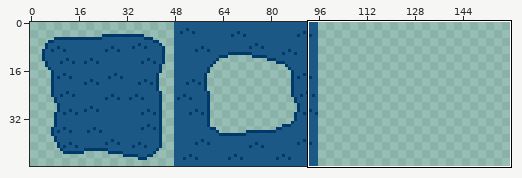
Edited in one commit: pixel-art file (assets/water-cave/water-tiles.aseprite). Above: a wide view before the commit, with the close-up outlined.
Close-up. First the earlier version:
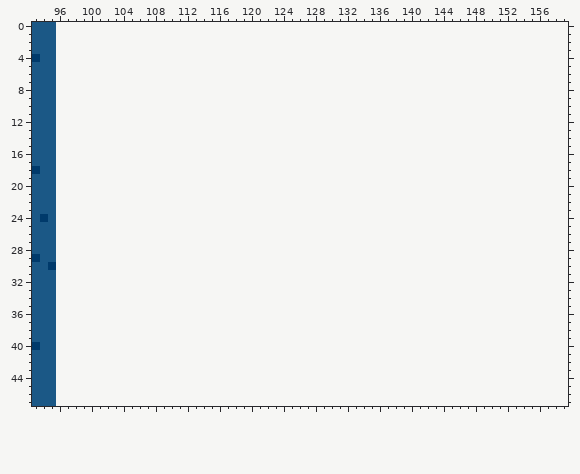
96x48 pixels, 1 frame. Shown: x 93..159, y 0..47. The old version is drawn lined up with the new one, on the new canvas. The commit also changed other parts of the picture, which this record leaves out.
The same view after the edit:
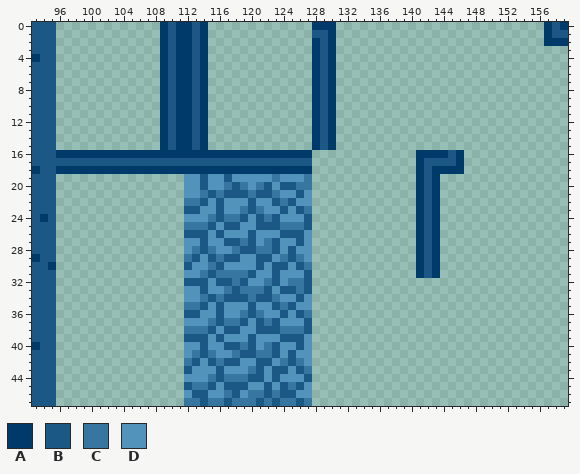
Palette (. is transparent): A #003a6b  B #1b5886  C #3776a1  D #5293bb
Edits made:
canvas 96x48 -> 160x48
Changed rows in their new state; - is an unchanged pixel.
first column x 96:
 0 -------------ABAABA-------------AAA--------------------------ABA
 1 -------------ABAABA-------------BBA--------------------------ABB
 2 -------------ABAABA-------------ABA--------------------------AAA
 3 -------------ABAABA-------------ABA-----------------------------
 4 -------------ABAABA-------------ABA-----------------------------
 5 -------------ABAABA-------------ABA-----------------------------
 6 -------------ABAABA-------------ABA-----------------------------
 7 -------------ABAABA-------------ABA-----------------------------
 8 -------------ABAABA-------------ABA-----------------------------
 9 -------------ABAABA-------------ABA-----------------------------
10 -------------ABAABA-------------ABA-----------------------------
11 -------------ABAABA-------------ABA-----------------------------
12 -------------ABAABA-------------ABA-----------------------------
13 -------------ABAABA-------------ABA-----------------------------
14 -------------ABAABA-------------ABA-----------------------------
15 -------------ABAABA-------------ABA-----------------------------
16 AAAAAAAAAAAAAAAAAAAAAAAAAAAAAAAA-------------AAAABA-------------
17 BBBBBBBBBBBBBBBBBBBBBBBBBBBBBBBB-------------ABBBBA-------------
18 AAAAAAAAAAAAAAAAAAAAAAAAAAAAAAAA-------------ABAAAA-------------
19 ----------------DDBDDBDDDDDCDDDC-------------ABA----------------
20 ----------------DDBDDCBCDCBDBBCC-------------ABA----------------
21 ----------------DDCBCBBBCBBCDDBD-------------ABA----------------
22 ----------------CCBDBDDDBDDBCBDD-------------ABA----------------
23 ----------------BBDDBDDCBCDDBDBC-------------ABA----------------
24 ----------------DDDCBCCBDBCBDDDB-------------ABA----------------
25 ----------------CCCBDBBDDBBBCCCB-------------ABA----------------
26 ----------------BBBDBDDDBDDDBBBD-------------ABA----------------
27 ----------------DDBDDBBCBDCBDDBD-------------ABA----------------
28 ----------------DCBCDDCBBCCBDBDD-------------ABA----------------
29 ----------------CBDBCBBDDBBDCBCD-------------ABA----------------
30 ----------------BDDCBDDDDBDBBDBC-------------ABA----------------
31 ----------------DDCBCCCCBDDBDDDB-------------ABA----------------
32 ----------------BBBDBBCBDDCBDCCB--------------------------------
33 ----------------DDBDDCBCCCBDBBCB--------------------------------
34 ----------------DDCBCBBBCBBCDDBD--------------------------------
35 ----------------CCBDBDDDBDDBCBDD--------------------------------
36 ----------------BBDDBDDCBCDDBDBC--------------------------------
37 ----------------DDDCBCCBDBCBDDDB--------------------------------
38 ----------------CCCBDBBDDBBBCCCB--------------------------------
39 ----------------BBBDBDDDBDDDBBBD--------------------------------
40 ----------------DDBDDBBCBDCBDDBD--------------------------------
41 ----------------DCBCDDCBBCCBDBDD--------------------------------
42 ----------------CBDBCBBDDBBDCBCD--------------------------------
43 ----------------BDDDBDDDCBDBBDBC--------------------------------
44 ----------------DDDCBCCCBBDBDDDB--------------------------------
45 ----------------BCCBDBBBDDBDBCBD--------------------------------
46 ----------------DBBDDCBDCCBCBBDD--------------------------------
47 ----------------CCBCCBCCCBCBCCBC--------------------------------
